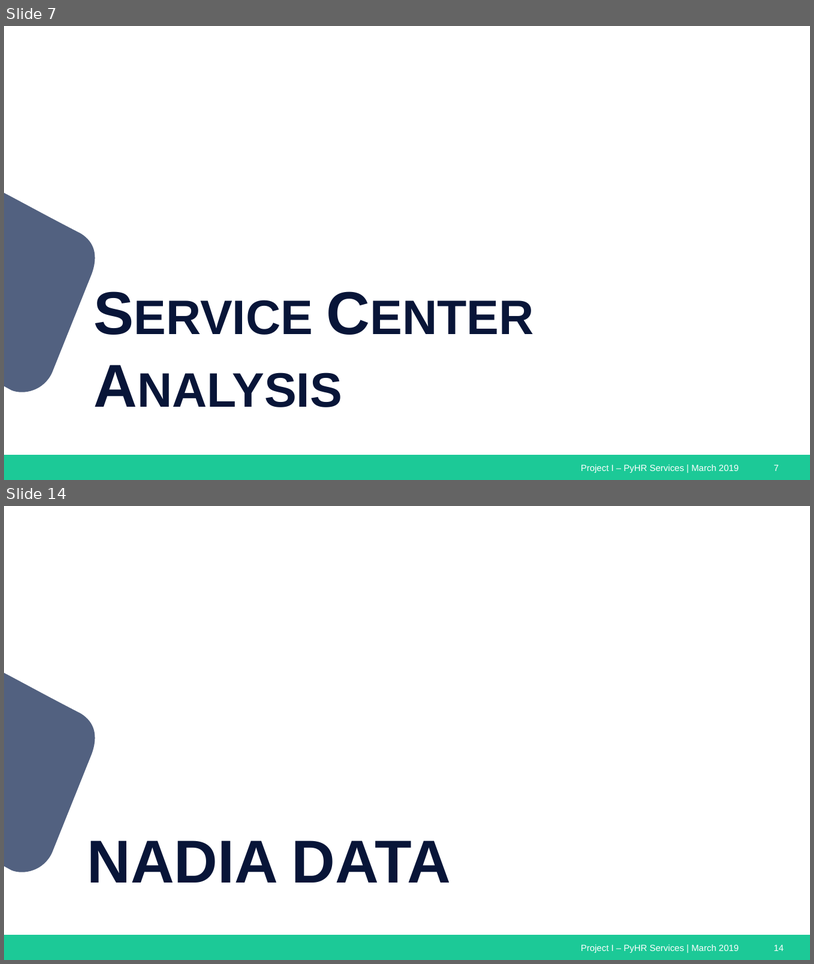
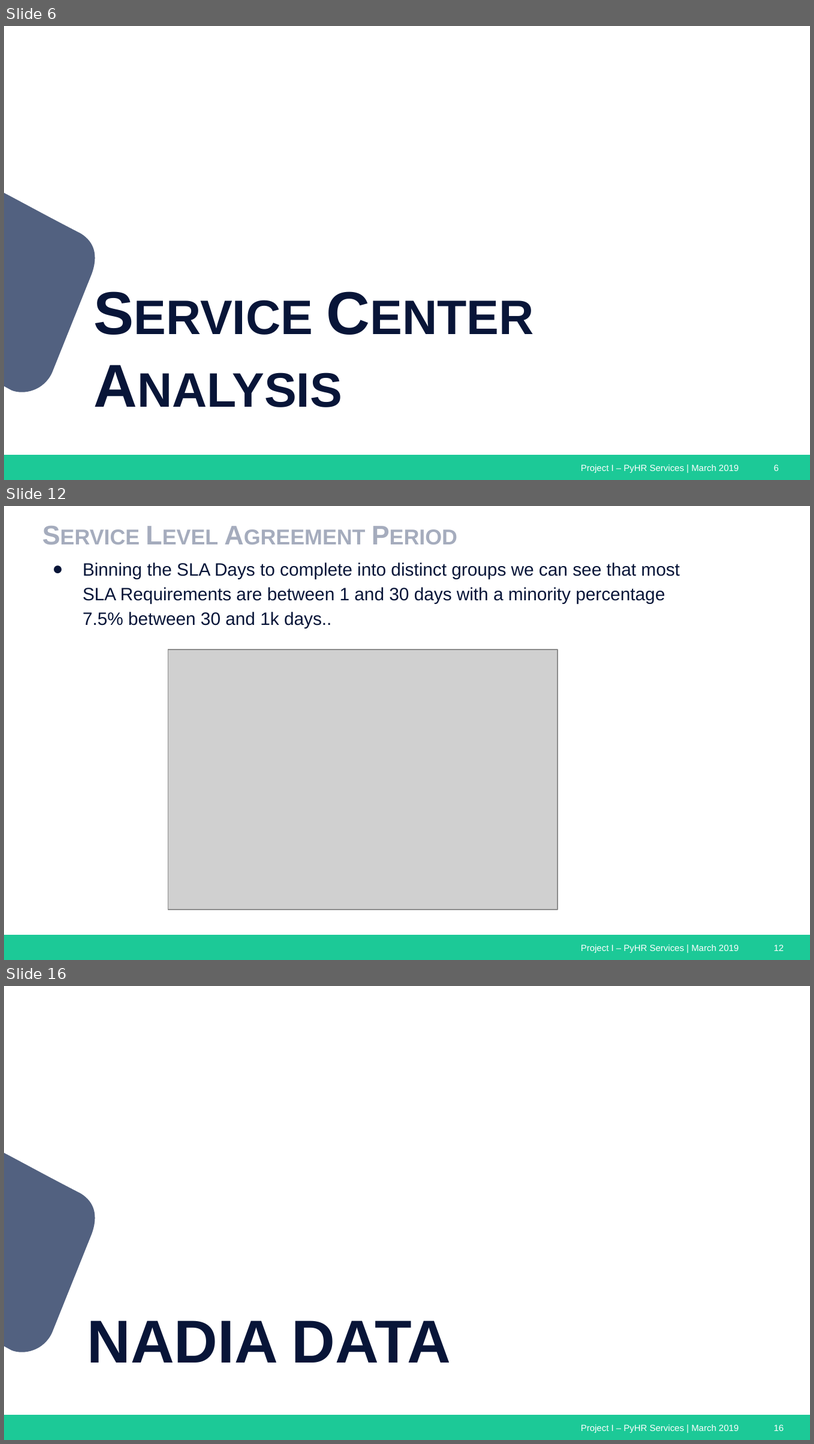
Before and after one commit to jvbonini/Project-I, a slide deck: Presentation/HRServices_Presentation_Master.pptx. Shown one above the other, each under a label of ours: slides 7 and 14 before the commit, slides 6, 12 and 16 after it; the slides between them are not shown. The pictures are 814x964 and 814x1444 pixels, drawn with LibreOffice and Linux fonts; fonts in the diff are those of the drawing; grey boxes stand for pictures. Boxes give left, top, right and bottom in pixels: in the first picture for what was removed or moved away, otherwise in the second. Text is boxed around its words. In the diff, an @@ line names an element or a change of style, - is before the commit and + after.

```diff
--- a/Presentation/HRServices_Presentation_Master.pptx
+++ b/Presentation/HRServices_Presentation_Master.pptx
@@ slide 12 added at [4,506,810,960], background #FFFFFF; not listed: 3 template elements that a slide beside it also shows @@
@@ title added at [35,510,704,576], 24 pt, text #A5ACBD, bold, small capitals @@
+Service Level Agreement Period
@@ text added at [83,562,680,628], 16 pt, text #081538 @@
+● Binning the SLA Days to complete into distinct groups we can see that most SLA Requirements are between 1 and 30 days with a minority percentage 7.5% between 30 and 1k days..
@@ picture added at [168,649,558,909] @@
@@ what was slide 7 is now slide 6 @@
@@ page number at [774,464,779,471]: text changed @@
-7
+6
@@ what was slide 14 is now slide 16 @@
@@ page number at [774,1424,785,1431]: text changed @@
-14
+16
```
Also in this commit, not shown: 3 slides changed, 8 other slides added, 3 slides removed, 12 other files.
